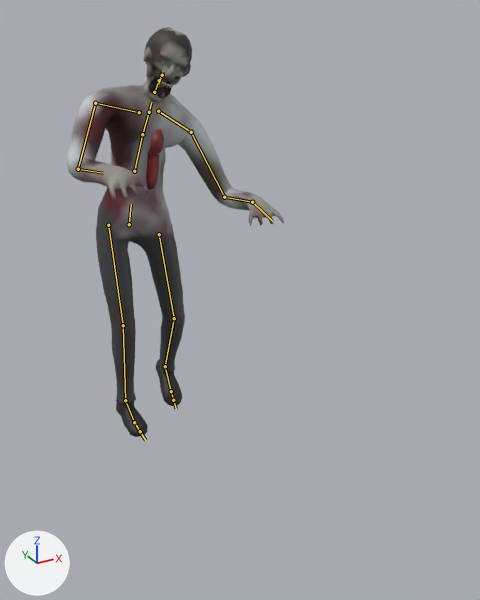
An edit to the glTF model assets/models/characters/zombie_walker_office.glb, drawn before and after from the same camera.
The view is the same before and after, from a 50 mm camera at (-0.95, -2.6, 1.8) aimed at (0.24, -0.44, 0.71). Lighting does not change. The marker at lower left points along +X, +Y and +Z. The picture after the commit comes second. The bones that change, and the others that lie on the model, are drawn over the model as lines.

Names of what the first picture shows: 'Walker_Office'.
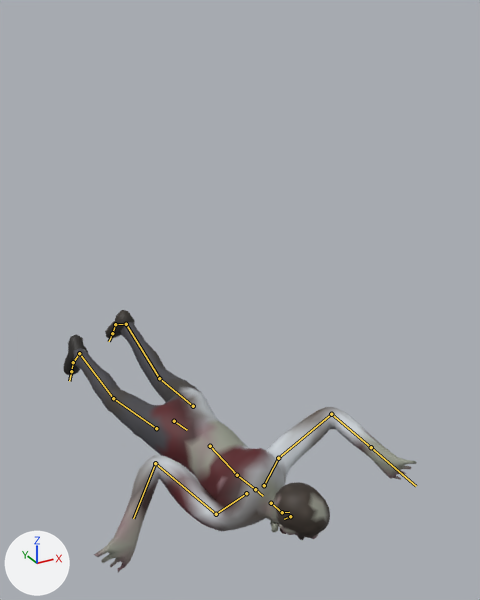
The newer file adds an action. The first version stands in its rest pose; the second is drawn at frame 24 of the action 'death_a'.

What the commit changed:
Bone 'pelvis' (bone_pelvis) moves from (0.0, 0.0, 0.0) to (0.178, -0.709, 0.442).
Bone 'pelvis' (bone_pelvis) turns from (0, 0, 0) to (84, 23, -2) degrees about its own x, y and z.
Bone 'spine_01' (bone_spine_01) turns from (0, 0, 0) to (-2, 0, 0) degrees about its own x, y and z.
Bone 'spine_02' (bone_spine_02) turns from (0, 0, 0) to (-3, -1, 1) degrees about its own x, y and z.
Bone 'upperarm_l' (bone_upperarm_l) turns from (0, 0, 0) to (48, -15, -95) degrees about its own x, y and z.
Bone 'lowerarm_l' (bone_lowerarm_l) turns from (0, 0, 0) to (-7, 1, 11) degrees about its own x, y and z.
Bone 'upperarm_r' (bone_upperarm_r) turns from (0, 0, 0) to (98, 53, 44) degrees about its own x, y and z.
Bone 'lowerarm_r' (bone_lowerarm_r) turns from (0, 0, 0) to (-43, 10, 25) degrees about its own x, y and z.
Bone 'neck_01' (bone_neck_01) turns from (0, 0, 0) to (-13, -2, 5) degrees about its own x, y and z.
Bone 'Head' (bone_head) turns from (0, 0, 0) to (-30, 31, -5) degrees about its own x, y and z.
Bone 'jaw' (bone_jaw) turns from (0, 0, 0) to (14, -7, -9) degrees about its own x, y and z.
Bone 'thigh_l' (bone_thigh_l) turns from (0, 0, 0) to (-3, -4, -1) degrees about its own x, y and z.
Bone 'calf_l' (bone_calf_l) turns from (0, 0, 0) to (4, 0, 0) degrees about its own x, y and z.
Bone 'foot_l' (bone_foot_l) turns from (0, 0, 0) to (20, -1, -3) degrees about its own x, y and z.
Bone 'thigh_r' (bone_thigh_r) turns from (0, 0, 0) to (1, 6, 1) degrees about its own x, y and z.
Bone 'foot_r' (bone_foot_r) turns from (0, 0, 0) to (18, 0, 0) degrees about its own x, y and z.

Where the change shows, as pixel boxes [x1, y1, x2, y2] in the pictures (480 x 600 px):
'Walker_Office', posed (62% wider, 36% shorter): before [67, 27, 284, 437]; after [64, 310, 417, 572]
bone 'pelvis', root to tip: before (129, 224) to (131, 204); after (174, 421) to (187, 430)
bone 'spine_01', root to tip: before (134, 171) to (142, 134); after (210, 446) to (237, 475)
bone 'spine_02', root to tip: before (142, 134) to (149, 112); after (237, 475) to (255, 489)
bone 'upperarm_l', root to tip: before (191, 132) to (224, 197); after (278, 458) to (331, 414)
bone 'lowerarm_l', root to tip: before (224, 197) to (252, 202); after (331, 414) to (371, 447)
bone 'upperarm_r', root to tip: before (95, 103) to (78, 169); after (216, 514) to (155, 463)
bone 'lowerarm_r', root to tip: before (78, 169) to (103, 173); after (155, 463) to (133, 518)
bone 'neck_01', root to tip: before (154, 92) to (159, 80); after (271, 503) to (282, 512)
bone 'Head', root to tip: before (159, 80) to (162, 71); after (282, 512) to (289, 512)
bone 'jaw', root to tip: before (162, 75) to (158, 84); after (290, 516) to (284, 519)
bone 'thigh_l', root to tip: before (159, 234) to (174, 318); after (193, 406) to (159, 378)
bone 'calf_l', root to tip: before (174, 318) to (165, 366); after (159, 378) to (126, 324)
bone 'foot_l', root to tip: before (165, 366) to (171, 391); after (126, 324) to (115, 324)
bone 'thigh_r', root to tip: before (108, 225) to (123, 325); after (156, 428) to (113, 398)
bone 'foot_r', root to tip: before (125, 400) to (134, 422); after (79, 353) to (73, 362)
